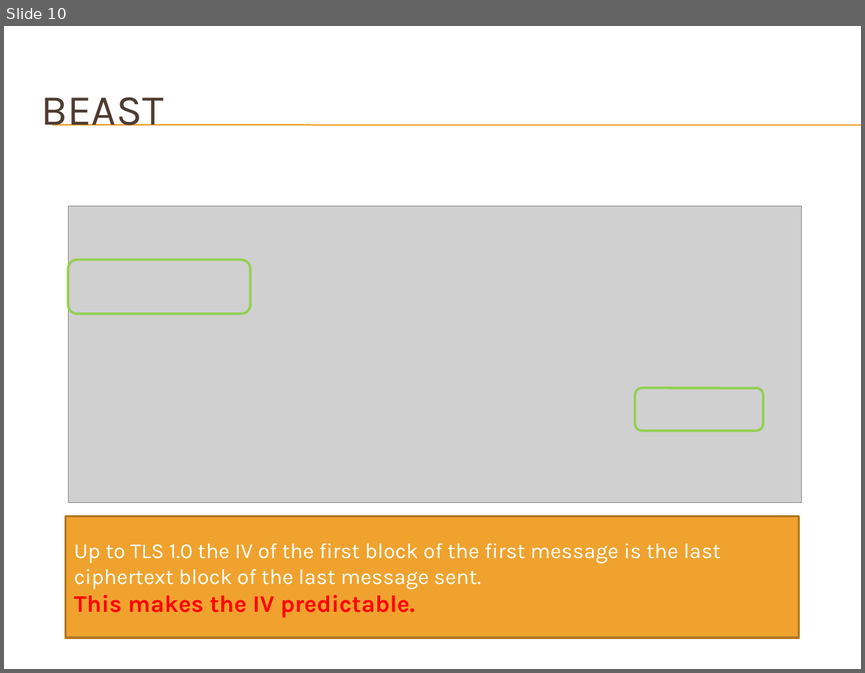
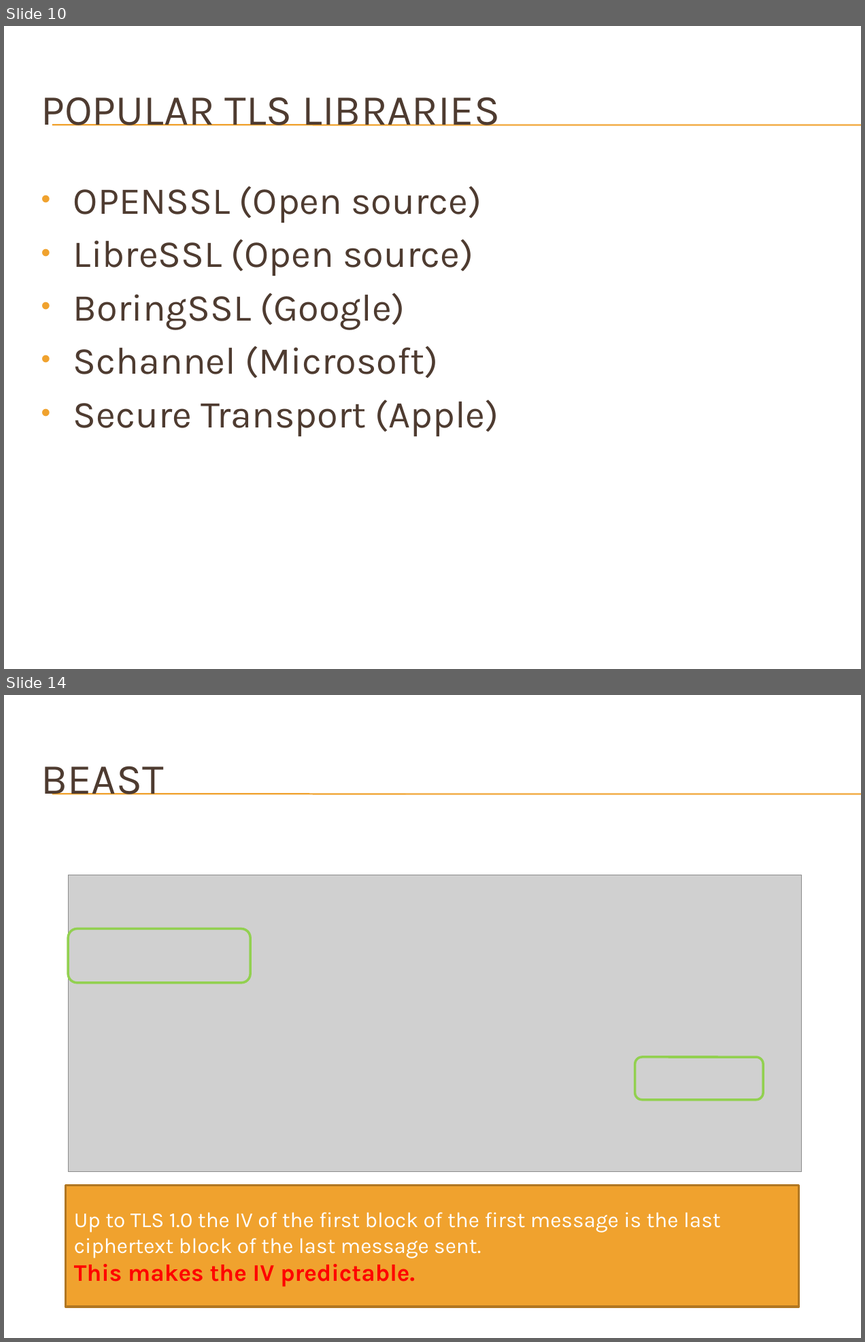
Before and after one commit to DeMaCS-UNICAL/NetworkSecurity, a slide deck: slides/SSL.pptx. Shown one above the other, each under a label of ours: slide 10 before the commit, slides 10 and 14 after it; the slides between them are not shown. The pictures are 865x673 and 865x1342 pixels, drawn with LibreOffice and Linux fonts; fonts in the diff are those of the drawing; grey boxes stand for pictures; background and template pictures are left out. Boxes give left, top, right and bottom in pixels: in the first picture for what was removed or moved away, otherwise in the second. Text is boxed around its words. In the diff, an @@ line names an element or a change of style, - is before the commit and + after.

```diff
--- a/slides/SSL.pptx
+++ b/slides/SSL.pptx
@@ slide 10 added at [4, 26, 861, 669], background picture (left out); not listed: 2 template elements that a slide beside it also shows @@
@@ title added at [41, 97, 500, 126], 36 pt, text #4E3B30 @@
+POPULAR TLS LIBRARIES
@@ text added at [73, 186, 499, 436], 32 pt, text #4E3B30 @@
+• OPENSSL (Open source)
+• LibreSSL (Open source)
+• BoringSSL (Google)
+• Schannel (Microsoft)
+• Secure Transport (Apple)
@@ what was slide 10 is now slide 14 @@
```
Also in this commit, not shown: 1 slide changed, 3 other slides added.
